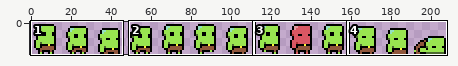
Two states of a sprite sheet, assets/spritesandtiles/goblinspritesheet.png. Above, an overview of the earlier version with the close-up marked.
Close-up. Earlier state:
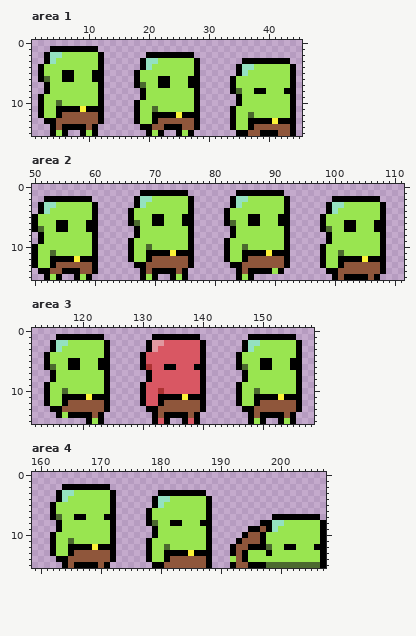
The file is 208x16 pixels. Shown: area 1: x 1..45, y 0..15; area 2: x 50..111, y 0..15; area 3: x 112..158, y 0..15; area 4: x 159..207, y 0..15.
And afterwards:
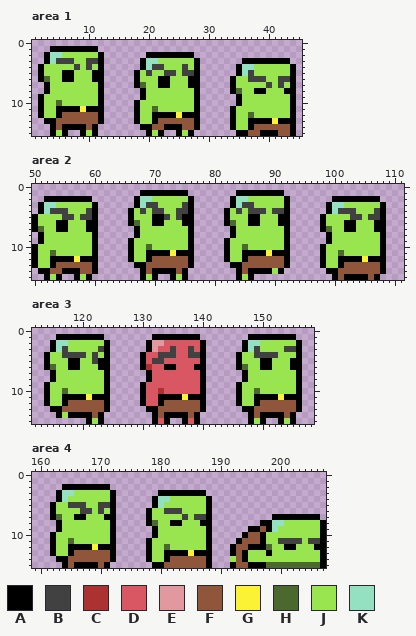
Palette (. is transparent): A #000000  B #414141  C #ac3232  D #d95763  E #e1989f  F #8f563b  G #fbf236  H #4b692f  J #99e550  K #94e1c1
The exact change:
Area 1:
Colour B replaces colour J in row 3 at x 5 to 7 and 10 to 11; in row 4 at x 8, 10, 21 to 22 and 26; in row 5 at x 20, 23 to 24, 26 to 27 and 37; in row 6 at x 37 to 39 and 42 to 43; in row 7 at x 40 and 42.
Area 2:
Colour B replaces colour J in row 3 at x 69 to 70, 75 and 85 to 86; in row 4 at x 53 to 55, 59, 68, 70 to 71, 74 to 75, 84, 86 to 88, 90 to 91, 101 to 103 and 107; in row 5 at x 55 to 56, 58 to 59, 72, 74, 103 to 104 and 106 to 107.
Area 3:
Colour B replaces colour D in row 3 at x 135 and 138; in row 4 at x 133 to 135 and 138 to 139; in row 5 at x 132 to 133.
Colour B replaces colour J in row 3 at x 117, 123, 149 and 154 to 155; in row 4 at x 117 to 120, 122 and 149 to 152; in row 5 at x 122.
Area 4:
Colour B replaces colour J in row 5 at x 165 to 167 and 170 to 171; in row 6 at x 167 to 168, 170 and 181 to 183; in row 7 at x 184 and 186 to 187; in row 11 at x 200 to 203 and 205 to 206.
